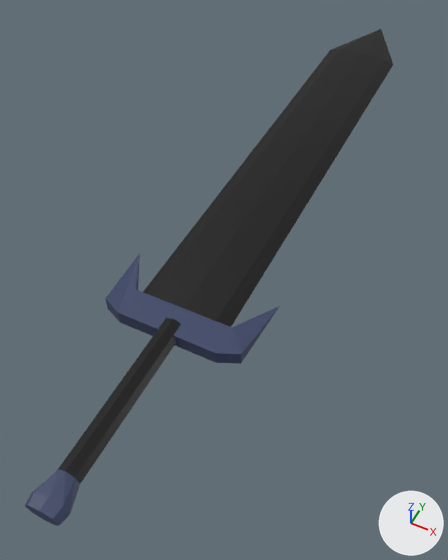
What one commit did to the Blender file assets/blender/gear.blend.
Before and after are seen from a 50 mm camera at (0.385, -0.391, 0.886) aimed at (-0.022, 0.422, -0.132). Every picture has the same lights, and +X, +Y and +Z are marked at lower right. The older version comes first.

Names of what the first picture shows: 'Sword'.
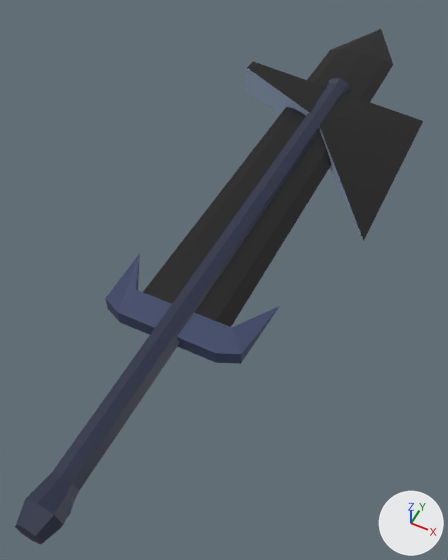
What the commit changed:
Mesh me_柱体_002 is new.
It has 58 vertices, 49 faces and spans x -4.25..-3.36, y -0.44..2.02, z -0.07..0.07.
It uses material mat_材质 (picture img_dungeon_texture_png).
Object 'Axe' (ob_axe) is new; it shows me_柱体_002.
Its location is (2.0, 0.0, 0.0).
Its scale is (0.526, 0.526, 0.526).

Pixel boxes (x1, y1, x2, y2) of what changed, in the pictures (448 x 560 px):
'Axe', added
    after: (15, 62, 423, 544)
